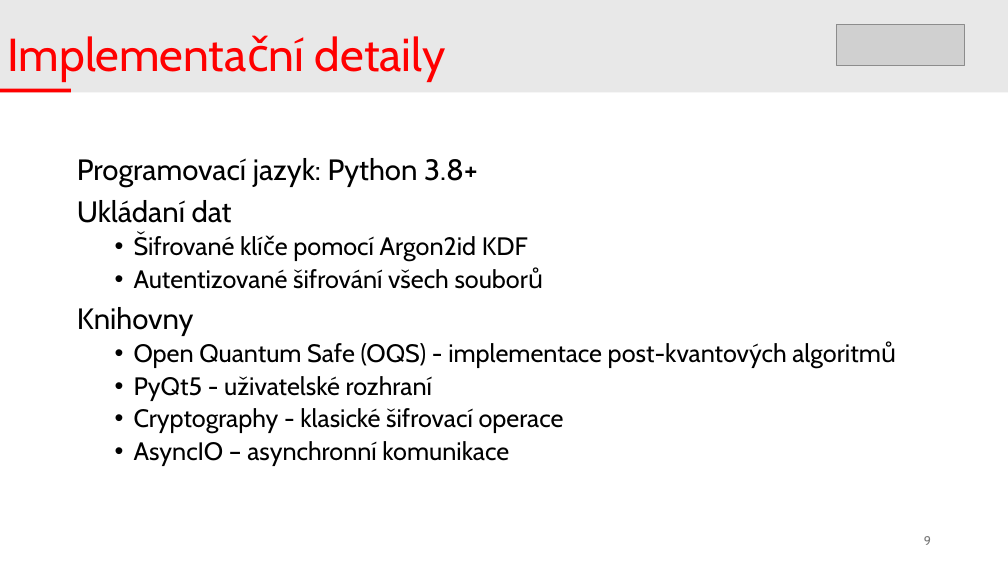
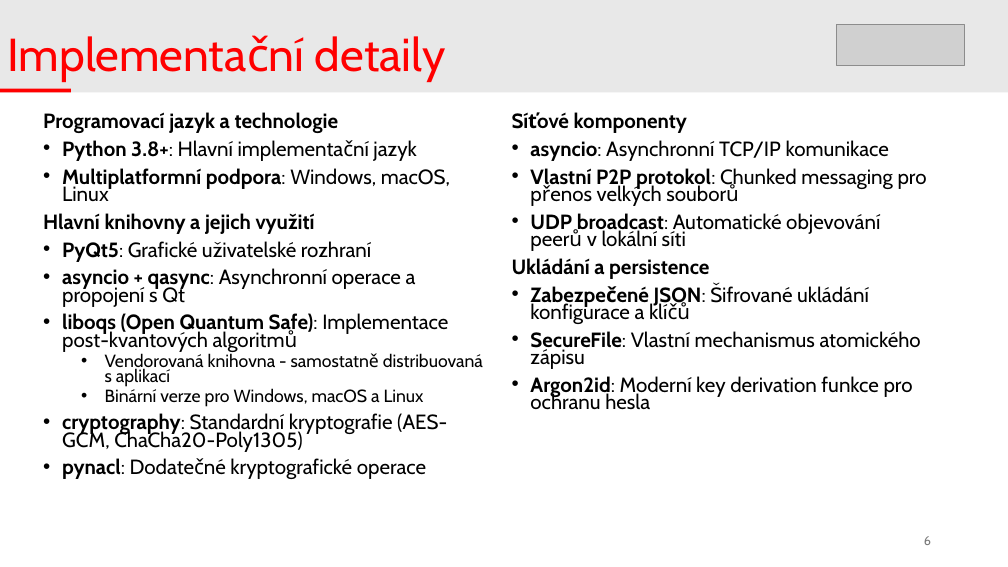
Before and after one commit to DivinityQQ/quantum-resistant-p2p, a slide deck: slide 6 of docs/p2ppost_prezentace.pptx (slide 9 before the commit). Drawn at 1008x567 pixels with LibreOffice and Linux fonts; fonts in the diff are those of the drawing; grey boxes stand for pictures. Boxes give left, top, right and bottom in pixels: in the first picture for what was removed or moved away, otherwise in the second. Text is boxed around its words. In the diff, an @@ line names an element or a change of style, - is before the commit and + after.

```diff
--- a/docs/p2ppost_prezentace.pptx
+++ b/docs/p2ppost_prezentace.pptx
@@ text added at bbox=[43, 112, 483, 479], 19.6 pt, text #000000 @@
+Programovací jazyk a technologie
+• Python 3.8+: Hlavní implementační jazyk
+• Multiplatformní podpora: Windows, macOS, Linux
+Hlavní knihovny a jejich využití
+• PyQt5: Grafické uživatelské rozhraní
+• asyncio + qasync: Asynchronní operace a propojení s Qt
+• liboqs (Open Quantum Safe): Implementace post-kvantových algoritmů
+  • Vendorovaná knihovna - samostatně distribuovaná s aplikací
+  • Binární verze pro Windows, macOS a Linux
+• cryptography: Standardní kryptografie (AES-GCM, ChaCha20-Poly1305)
+• pynacl: Dodatečné kryptografické operace
@@ text added at bbox=[512, 112, 927, 410], 19.6 pt, text #000000 @@
+Síťové komponenty
+• asyncio: Asynchronní TCP/IP komunikace
+• Vlastní P2P protokol: Chunked messaging pro přenos velkých souborů
+• UDP broadcast: Automatické objevování peerů v lokální síti
+Ukládání a persistence
+• Zabezpečené JSON: Šifrované ukládání konfigurace a klíčů
+• SecureFile: Vlastní mechanismus atomického zápisu
+• Argon2id: Moderní key derivation funkce pro ochranu hesla
@@ text removed at bbox=[77, 158, 896, 466] @@
-Programovací jazyk: Python 3.8+
-Ukládaní dat
-  • Šifrované klíče pomocí Argon2id KDF
-  • Autentizované šifrování všech souborů
-Knihovny
-  • Open Quantum Safe (OQS) - implementace post-kvantových algoritmů
-  • PyQt5 - uživatelské rozhraní
-  • Cryptography - klasické šifrovací operace
-  • AsyncIO – asynchronní komunikace
@@ page number at bbox=[924, 536, 931, 545]: text changed @@
-9
+6
```
Also in this commit, not shown: 1 other slide changed, 5 slides added, 4 slides removed.
